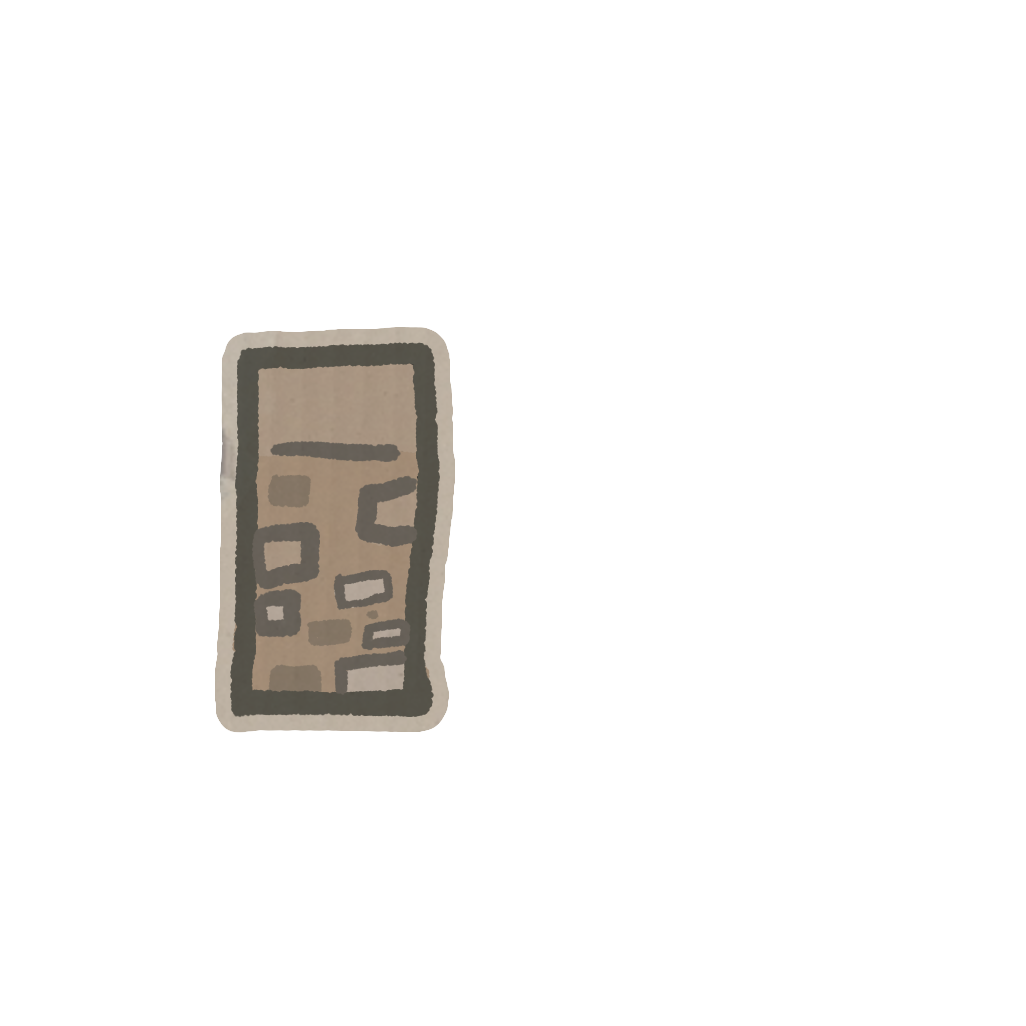
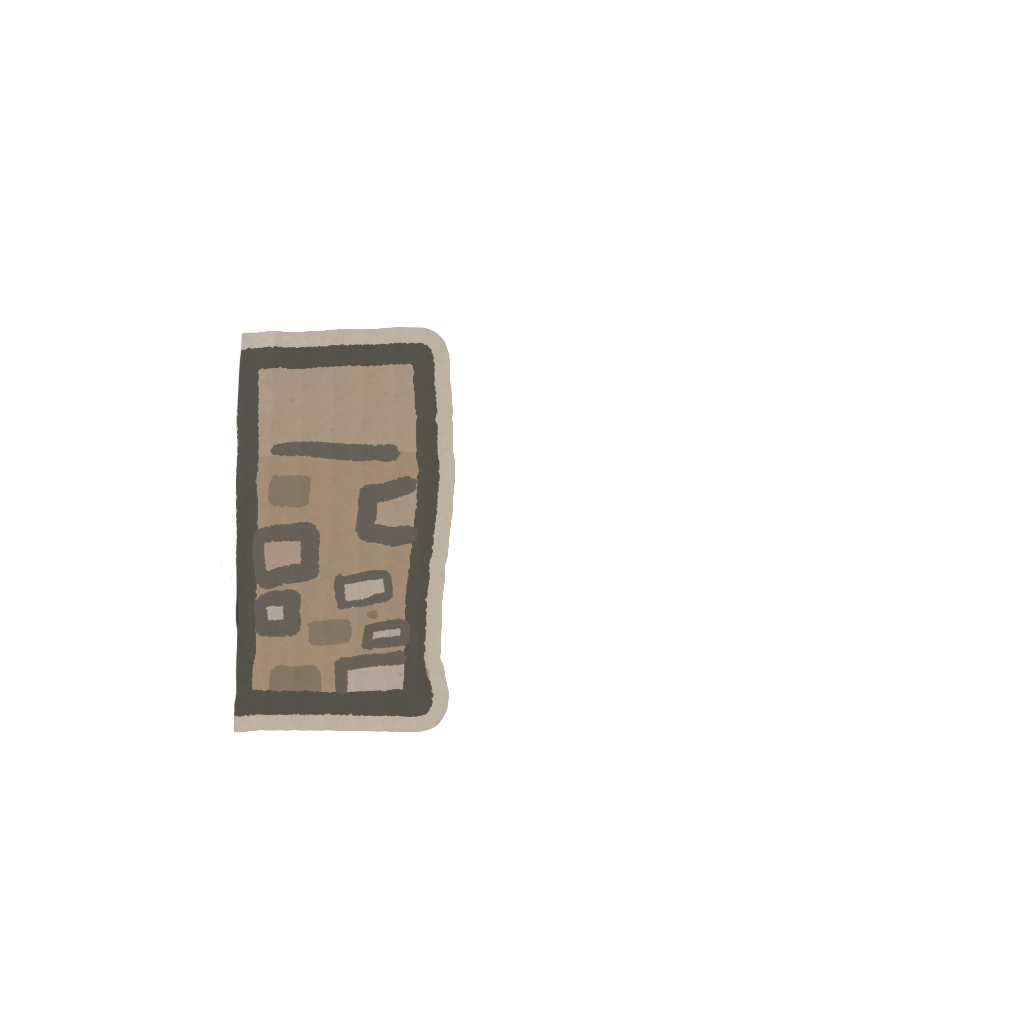
Revision of a layered 1026 × 1026 image; what changed, layer by layer:
pixels changed over 215, 333, 242, 732 (layer not identified)
